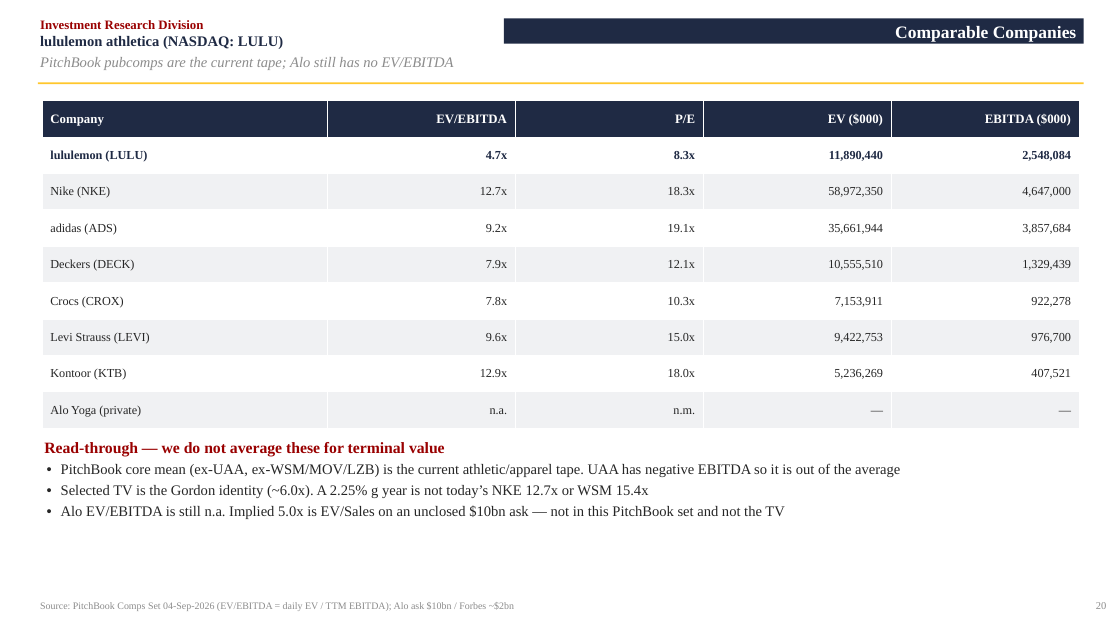
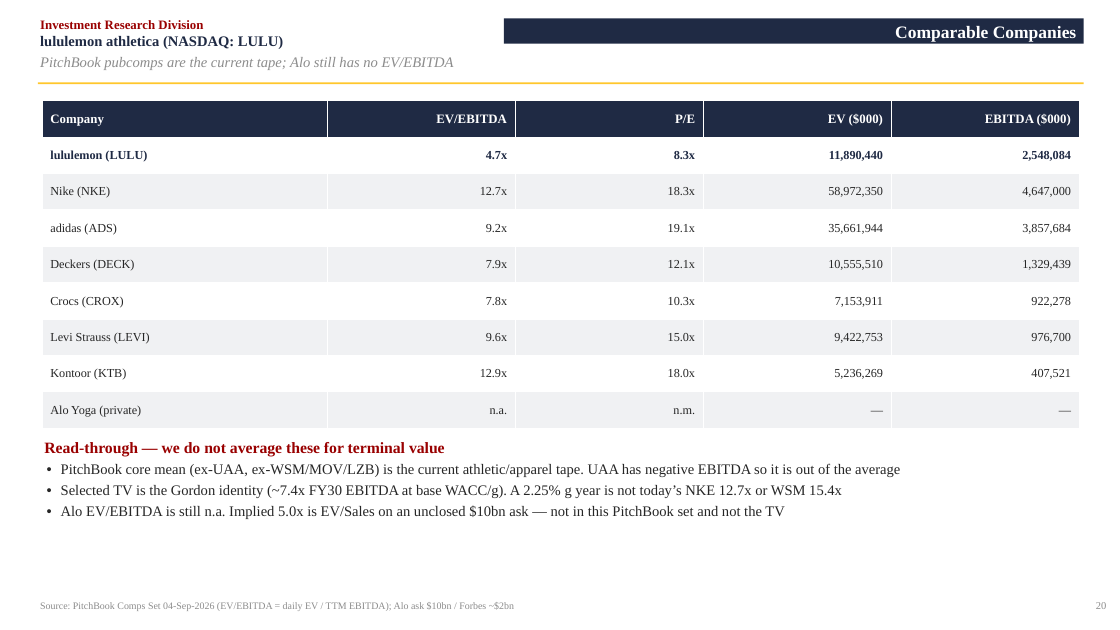
Before and after one commit to vengeanceaiUSC/RM, a slide deck: slide 21 of LULU/LULU_Investment_Pitch_Deck.pptx. Drawn at 1120x630 pixels with LibreOffice and Linux fonts; fonts in the diff are those of the drawing. Boxes give left, top, right and bottom in pixels: in the first picture for what was removed or moved away, otherwise in the second. Text is boxed around its words. In the diff, an @@ line names an element or a change of style, - is before the commit and + after.

```diff
--- a/LULU/LULU_Investment_Pitch_Deck.pptx
+++ b/LULU/LULU_Investment_Pitch_Deck.pptx
@@ text at box(61, 485, 842, 498): text changed @@
-• Selected TV is the Gordon identity (~6.0x). A 2.25% g year is not today’s NKE 12.7x or WSM 15.4x
+• Selected TV is the Gordon identity (~7.4x FY30 EBITDA at base WACC/g). A 2.25% g year is not today’s NKE 12.7x or WSM 15.4x
```
Also in this commit, not shown: 3 other slides changed, 7 other files.
